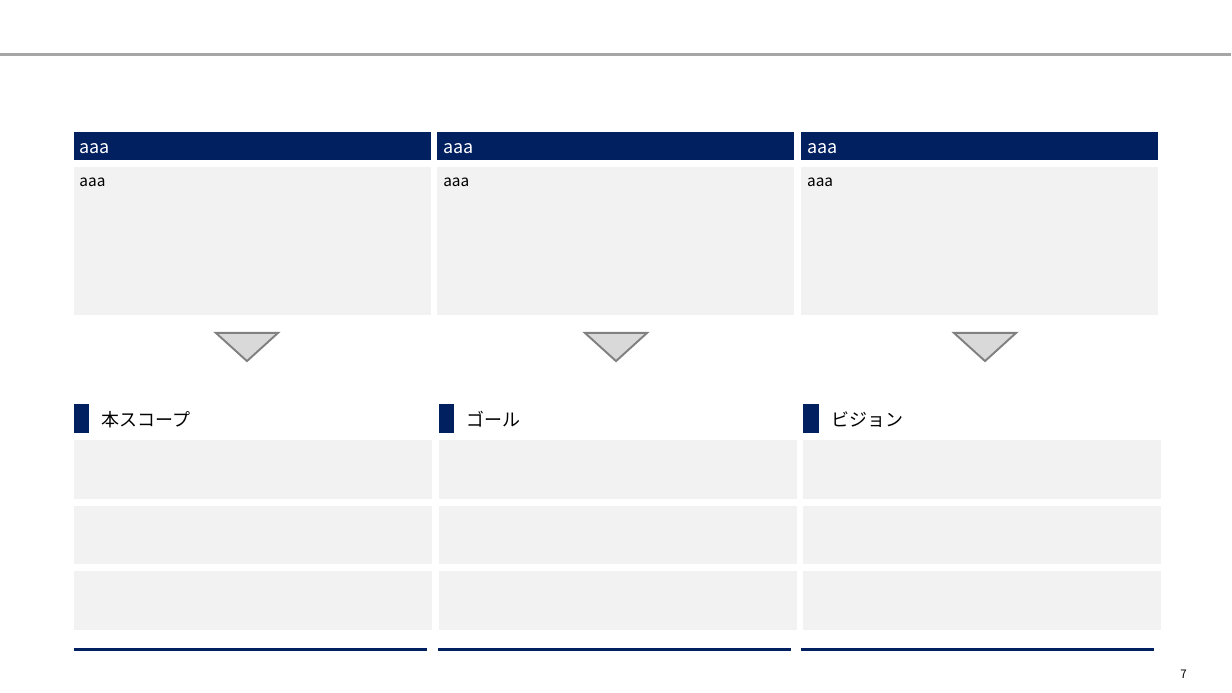
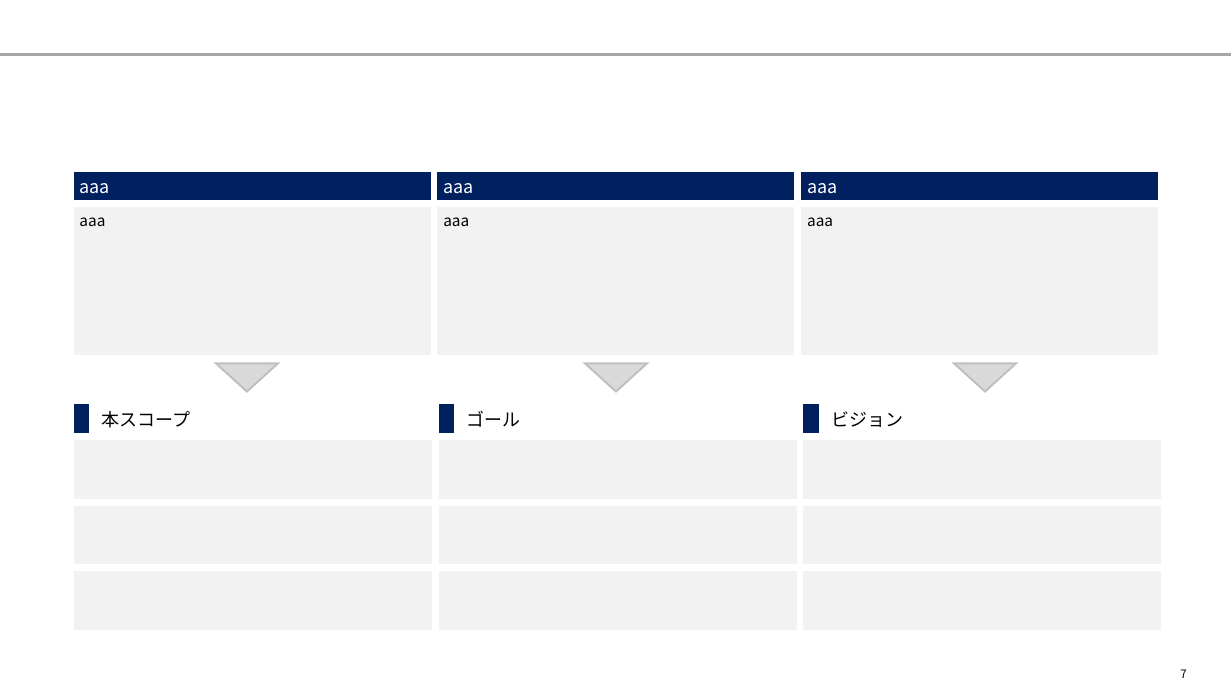
Before and after one commit to yuzucha16/dotfiles, a slide deck: slide 7 of office/Blank.potx. Drawn at 1232x693 pixels with LibreOffice and Linux fonts; fonts in the diff are those of the drawing. Boxes give left, top, right and bottom in pixels: in the first picture for what was removed or moved away, otherwise in the second. Text is boxed around its words. In the diff, an @@ line names an element or a change of style, - is before the commit and + after.

```diff
--- a/office/Blank.potx
+++ b/office/Blank.potx
@@ table: place and size @@
-table at <box>70,128,1163,314</box>
+table at <box>70,168,1163,354</box>
@@ 3 triangles: place and size @@
-3 triangles at <box>216,333,1016,361</box>
+3 triangles at <box>216,363,1016,392</box>
@@ outline #808080 1.5 pt to #BFBFBF 1.5 pt in 3 elements at <box>216,363,278,392</box>, <box>585,363,647,392</box>, <box>954,363,1016,392</box> @@
@@ line removed from (74, 650) to (427, 650) @@
@@ line removed from (438, 650) to (791, 650) @@
@@ line removed from (801, 650) to (1154, 650) @@
```
Also in this commit, not shown: 27 other slides changed, 2 slides added, 5 slides removed.
